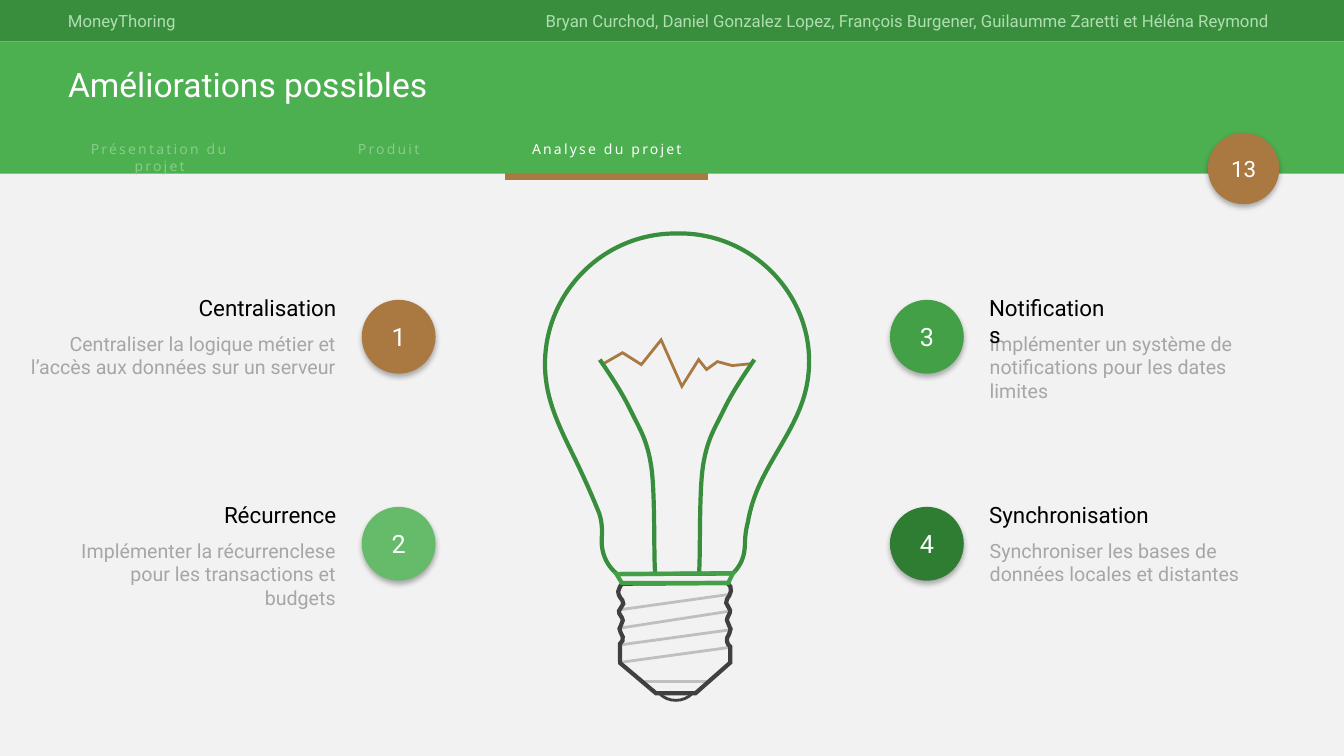
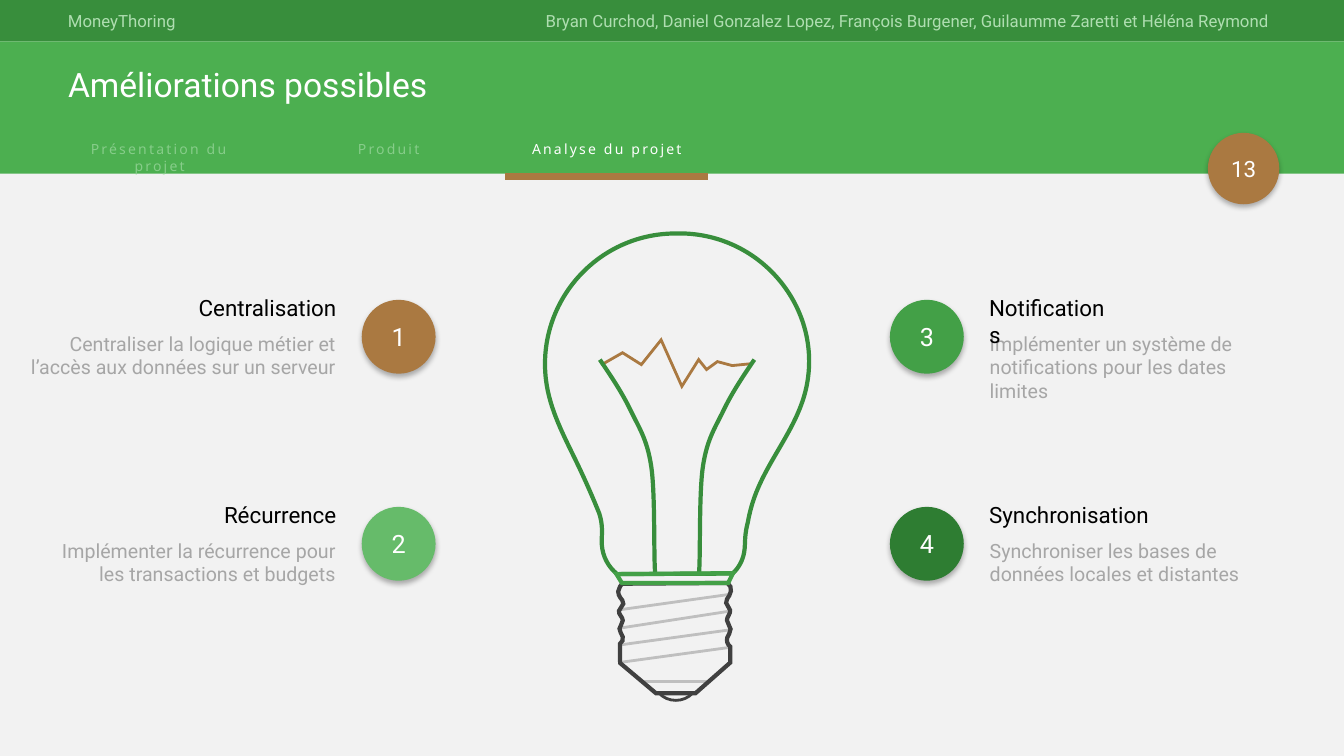
Before and after one commit to Angorance/HEIGVD_MoneyThoring, a slide deck: slide 13 of MoneyThoring_pres.pptx. Drawn at 1344x756 pixels with LibreOffice and Linux fonts; fonts in the diff are those of the drawing. Boxes give left, top, right and bottom in pixels: in the first picture for what was removed or moved away, otherwise in the second. Text is boxed around its words. In the diff, an @@ line names an element or a change of style, - is before the commit and + after.

```diff
--- a/MoneyThoring_pres.pptx
+++ b/MoneyThoring_pres.pptx
@@ text at (x1=62, y1=543, x2=336, y2=585): text changed @@
-Implémenter la récurrenclese pour les transactions et budgets
+Implémenter la récurrence pour les transactions et budgets
```
Also in this commit, not shown: 1 other slide changed.
